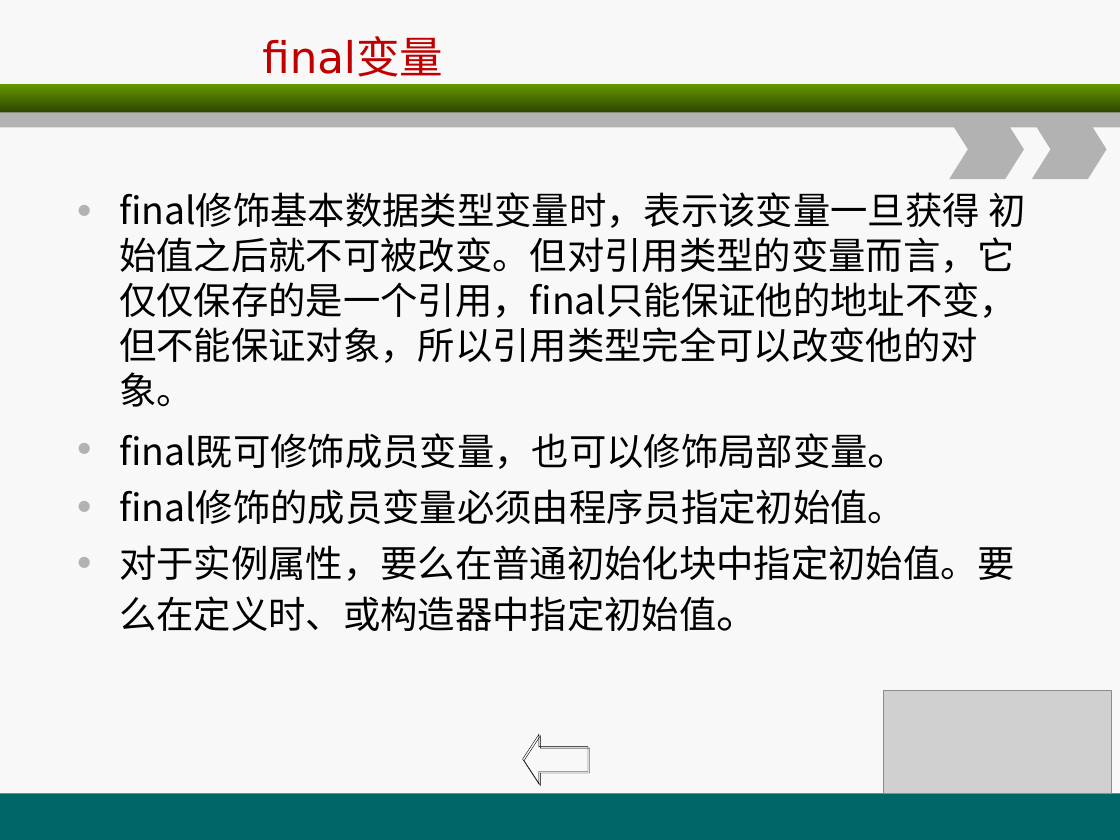
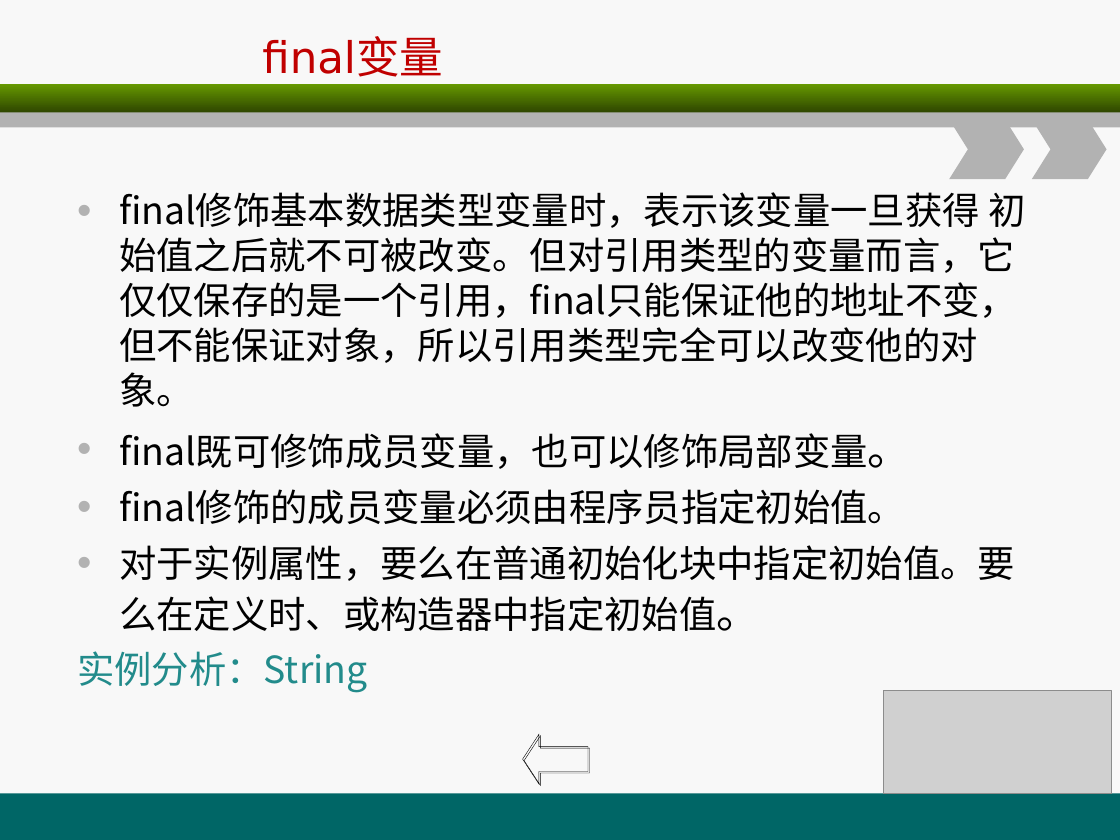
Before and after one commit to christwei/gitDoc, a slide deck: slide 41 of 课件/环宇/java编程基础/A3.ppt (slide 42 before the commit). Drawn at 1120x840 pixels with LibreOffice and Linux fonts; fonts in the diff are those of the drawing; grey boxes stand for pictures. Boxes give left, top, right and bottom in pixels: in the first picture for what was removed or moved away, otherwise in the second. Text is boxed around its words. In the diff, an @@ line names an element or a change of style, - is before the commit and + after.

```diff
--- a/课件/环宇/java编程基础/A3.ppt
+++ b/课件/环宇/java编程基础/A3.ppt
@@ text at (x1=77, y1=651, x2=368, y2=693): paragraph added @@
+实例分析：String
```
Also in this commit, not shown: 8 other slides changed, 1 slide added, 1 slide removed, 12 other files.
